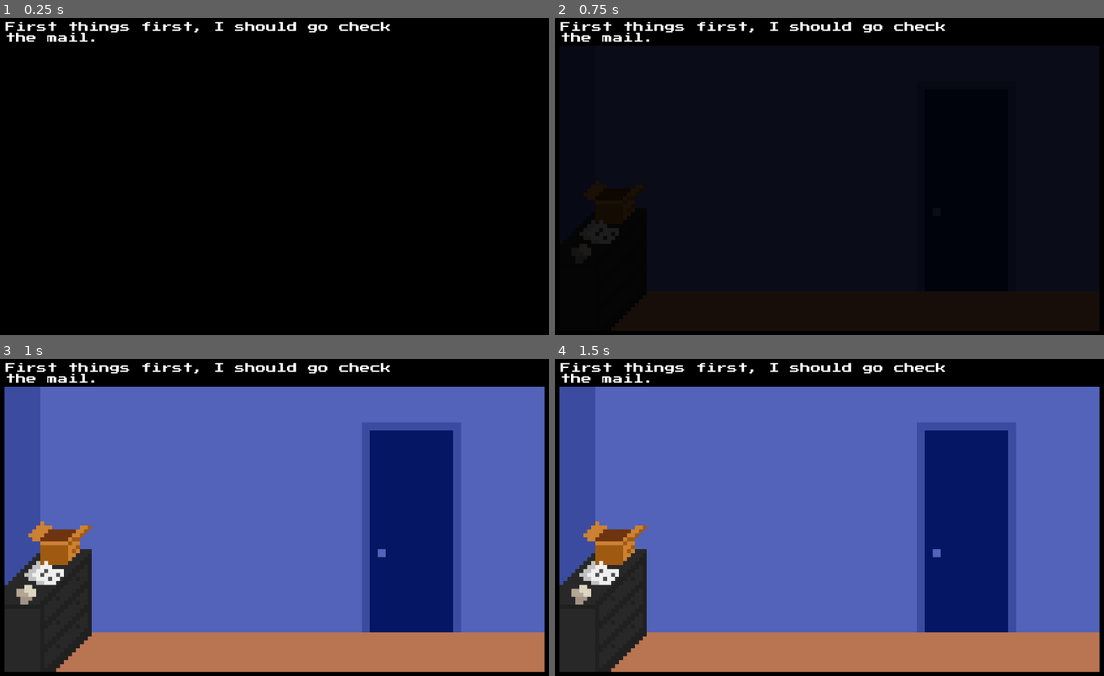
Above: before the commit, frames 1-4 (two rows, left to right).
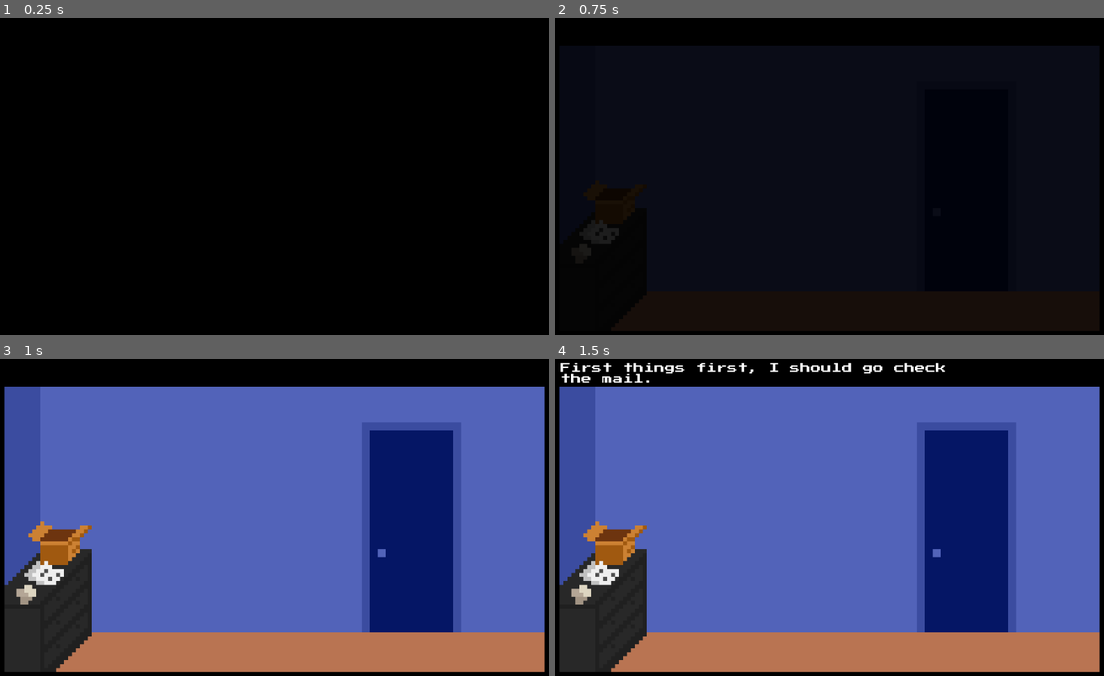
Above: after the commit, the same moments.

Repository: lthammond/CS315-midterm-Halfway_There
Game: Godot game, scene res://src/Hallway.tscn
The game is run twice, just before and just after one commit, with the same random seed, the same clock (stepped at 60 frames per second) and the same inputs. This scene is started directly instead of the project's main scene.
Inputs:
- Up to frame 1 (0.25 s): no input
- Up to frame 2 (0.75 s): tap Enter at 0.5 s; hold Right (move_right) from 0.53 s (still down); hold Up (interact) from 0.53 s (still down)
- Up to frame 3 (1 s): keep holding Right (move_right); keep holding Up (interact)
- Up to frame 4 (1.5 s): release Right (move_right) at 1.28 s; release Up (interact) at 1.28 s; hold Left (move_left) from 1.28 s (still down); tap Up (interact) at 1.35 s

The runs differ from the first frame. In frame 1, 1.1% of the frame differs, in the area x 1-72%, y 1-8%; in frame 2, 1.1%; in frame 3, 1.1%; in frame 4, nothing differs.

Commit message:
Reformat Hallway scene and script

Diff:
--- a/project/src/GlobalVariables.gd
+++ b/project/src/GlobalVariables.gd
@@ -1,8 +1,15 @@
 extends Node
 
+# Controls whether or not dialogue should be triggered.
 var wakeUpTextRead := false
+var hallwayTextRead := false
+
+# Keeps the player from switching back into underwear when reentering Bedroom.
 var underwear_deactivated := false
+
+# Keeps the player from activating an interactable more than once.
 var calendarPreviouslyTriggered := false
-var hallwayTextRead := false
+var update_started := false
+
+# Makes sure prerequisites were completed before starting an interaction.
 var tradingCardsRecieved := false
-var update_started := false
--- a/project/src/Hallway.gd
+++ b/project/src/Hallway.gd
@@ -2,20 +2,24 @@
 
 func _ready():
 	if PlayerPositionThroughDoor.door_name:
-		var door_node = find_node(PlayerPositionThroughDoor.door_name)
+		var door_node := find_node(PlayerPositionThroughDoor.door_name)
 		if door_node:
 			$Player.global_position = door_node.global_position
 
+	yield(get_tree().create_timer(1), "timeout")
 	if !GlobalVariables.hallwayTextRead:
 		$HUD/Dialog/HallwayTextLabel.show()
 		GlobalVariables.hallwayTextRead = true
 
 
 func _on_CardCollection_start_interaction():
-	$CardCollection/Interaction/AnimationPlayer.play("Fade_Dark")
-	yield(get_tree().create_timer(5), "timeout")
-	$CardCollection/Interaction/AnimationPlayer.play("Raise_binder")
-	yield(get_tree().create_timer(7), "timeout")
-	$CardCollection/Interaction/AnimationPlayer.play("Fade_light")
-	yield(get_tree().create_timer(6), "timeout")
-	$HUD/Dialog/InteractionDialoge3.hide()
+	if GlobalVariables.tradingCardsRecieved:
+		$Player.active = false
+		$CardCollection/Interaction/AnimationPlayer.play("Fade_dark")
+		yield(get_tree().create_timer(5), "timeout")
+		$CardCollection/Interaction/AnimationPlayer.play("Raise_binder")
+		yield(get_tree().create_timer(7), "timeout")
+		$CardCollection/Interaction/AnimationPlayer.play("Fade_light")
+		yield(get_tree().create_timer(6), "timeout")
+		$HUD/Dialog/InteractionDialoge3.hide()
+		$Player.active = true
--- a/project/src/Hallway.tscn
+++ b/project/src/Hallway.tscn
@@ -10,7 +10,7 @@
 [ext_resource path="res://assets/sprites/tradingCardBinder.png" type="Texture" id=8]
 
 [sub_resource type="Animation" id=1]
-resource_name = "Fade_Dark"
+resource_name = "Fade_dark"
 tracks/0/type = "value"
 tracks/0/path = NodePath("ColorRect:color")
 tracks/0/interp = 1
@@ -198,7 +198,7 @@
 }
 
 [node name="AnimationPlayer" type="AnimationPlayer" parent="CardCollection/Interaction"]
-anims/Fade_Dark = SubResource( 1 )
+anims/Fade_dark = SubResource( 1 )
 anims/Fade_light = SubResource( 2 )
 anims/Raise_binder = SubResource( 3 )
 
